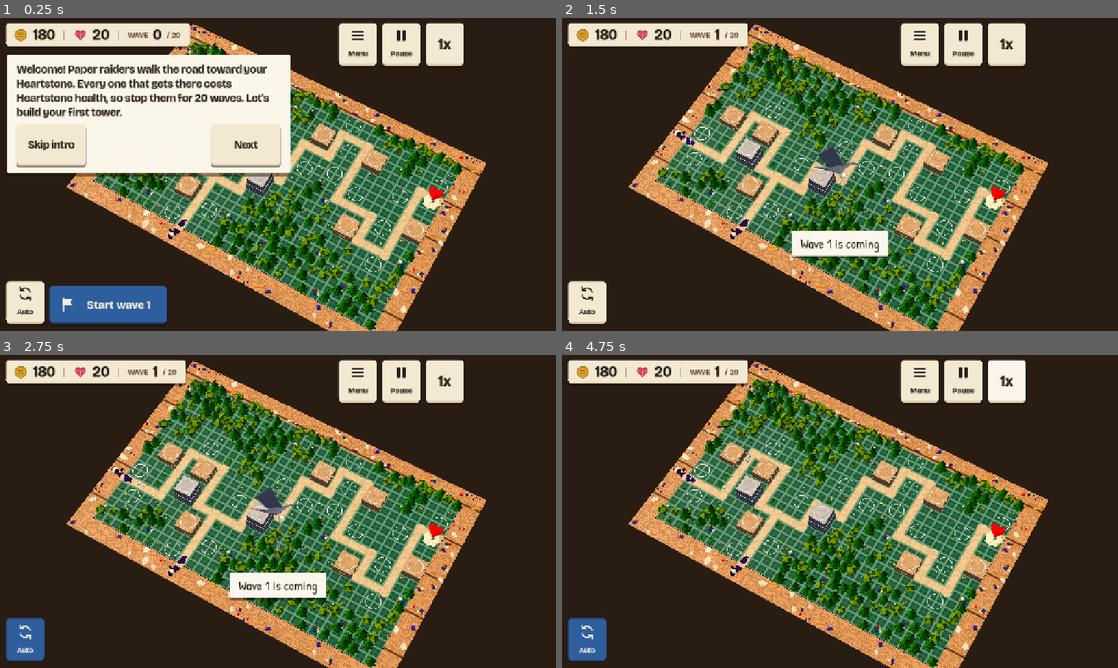
Above: before the commit, frames 1-4 (two rows, left to right).
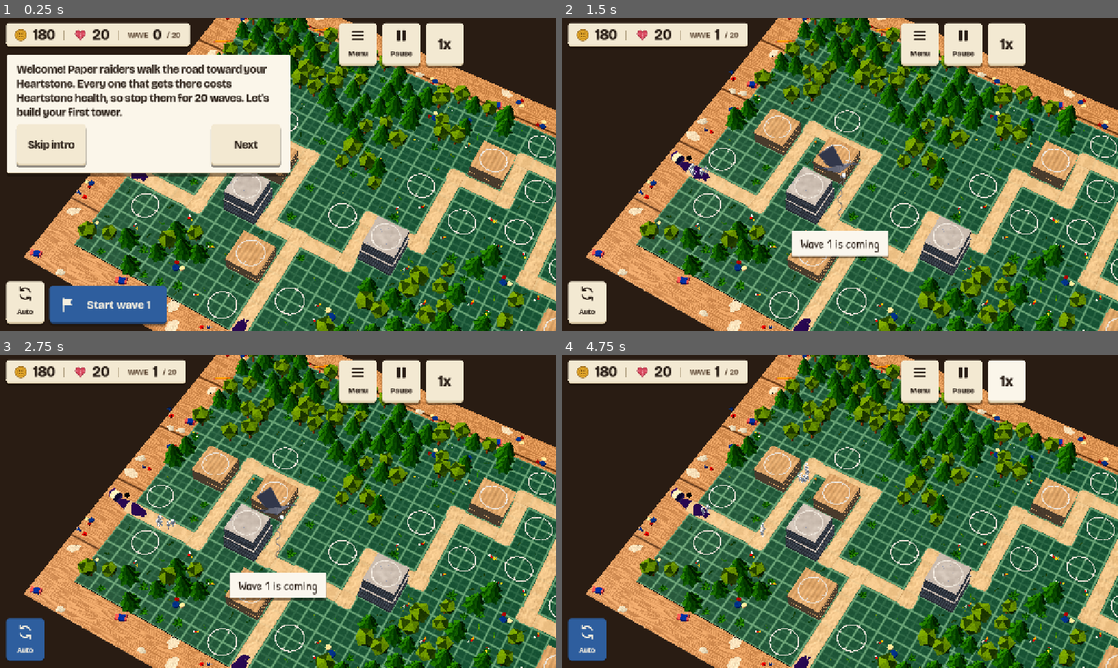
Above: after the commit, the same moments.

Repository: juanpalopez/psychic-bassoon
Game: Godot game, scene res://main.tscn
Same seed, same stepped clock (60 frames per second), same inputs: the game is played once before the commit and once after it.
Inputs:
- Up to frame 1 (0.25 s): no input
- Up to frame 2 (1.5 s): click "Start wave 1" at 0.5 s; click "Skip intro" at 1.25 s
- Up to frame 3 (2.75 s): click "Auto" at 2 s
- Up to frame 4 (4.75 s): click "1x" at 2.75 s; click "2x" at 3.5 s; click "3x" at 4.25 s

The runs differ from the first frame. In frame 1, 56% of the frame differs, in the area x 4-100%, y 0-100%; in frame 2, 66%; in frame 3, 66%; in frame 4, 68%.

Commit message:
feat(ui): zoom in to a socket before a tap at the overview selects it
A tap on a socket or tower drawn under 44 pt flies the camera in and selects it on arrival; zooming out past 44 pt closes the build menu or tower panel. A run starts on the spawn side. Refs #328

Co-Authored-By: Claude Opus 5.5 <noreply@anthropic.com>
Claude-Session: https://claude.ai/code/session_01Sz86dVkFgcmfUpmh5hksT1

Diff:
--- a/godot/main.gd
+++ b/godot/main.gd
@@ -10,8 +10,6 @@
 extends Node3D
 
 const EARLY_RULES := preload("res://content/game_rules.gd")
-## The view a run starts in: the whole board, centred (owner decision, 2026-10-14).
-const START_ZOOM := 0.0
 const MESSAGE_SECONDS := 2.0
 ## Where the tower card sits: beside the build menu, this far from it and from the edges.
 const CARD_MARGIN := 14.0
@@ -21,6 +19,10 @@
 const BLOCKED_COLOUR := Color(0.95, 0.3, 0.25, 0.55)
 ## Pixels of drag that one unit of a trackpad pan gesture stands for.
 const PAN_GESTURE_PIXELS := 12.0
+
+## Points per canvas pixel for the 44 pt rule; 0 reads them from the display. Tests set the
+## phone's, because a headless run has no display.
+var points_per_pixel := 0.0
 
 var _game: GameState
 var _clock := Clock.new()
@@ -45,6 +47,10 @@
 var _progress := IntroProgress.default()
 # whether the game was paused by the player when an overlay opened over it
 var _paused_before_overlay := false
+# the socket a tap flew the camera to, selected when the camera arrives
+var _fly_target := BoardSpace.NO_CELL
+# the zoom last frame, to see the player zoom out past a selected socket
+var _zoom_seen := 0.0
 
 @onready var _board: Board = $Board
 @onready var _rig: CameraRig = $CameraRig
@@ -72,8 +78,8 @@
 
 func _ready() -> void:
 	var from_url: Variant = _seed_from_url()
+	_rig.flight_ended.connect(_on_flight_ended)
 	_start(from_url if from_url is int else _board.map_seed)
-	_rig.set_zoom(START_ZOOM)
 	add_child(_audio)
 	_menu_button.toggled.connect(
 		func(on: bool) -> void:
@@ -156,6 +162,7 @@
 	_update_launch_button()
 	_sync_intro()
 	_menu.set_buttons(_game.buttons)
+	_close_if_zoomed_out()
 	if _menu.visible:
 		# the camera may have panned or zoomed since the menu opened
 		_place_menu()
@@ -246,11 +253,73 @@
 		_fingers.reset()
 
 
+## A tap picks a cell. A socket (or the tower on it) drawn under 44 pt, as at the overview,
+## is not selected yet: the camera flies in to it first and selects it on arrival (#328).
 func _on_tap(position: Vector2) -> void:
+	_rig.cancel_flight()
 	var cell := CellPicker.cell_at(_camera, position, _board.surface_height)
+	if cell != BoardSpace.NO_CELL:
+		var anchor := _game.map.socket_anchor_at(cell)
+		if anchor != GameMap.NO_SOCKET and not socket_tappable(anchor):
+			_fly_to_socket(anchor)
+			return
 	select_cell(cell)
 	if cell == BoardSpace.NO_CELL:
 		_show_message("Tap a socket")
+
+
+## Whether a socket block is drawn big enough to build, upgrade or sell on: its narrowest
+## width on screen is at least `TapZoom.MIN_POINTS`.
+func socket_tappable(anchor: Vector2i) -> bool:
+	return _rig.square_pixels(_socket_top(anchor), float(_game.map.footprint)) >= tap_pixels()
+
+
+## The least width, in canvas pixels, that a tap target needs on this screen (44 pt).
+func tap_pixels() -> float:
+	if points_per_pixel > 0.0:
+		return TapZoom.MIN_POINTS / points_per_pixel
+	var canvas := get_viewport().get_visible_rect().size.y
+	# the display's window in pixels: a headless run has none (0), and then a pixel is a point
+	var window := float(DisplayServer.window_get_size().y)
+	var scale := DisplayServer.screen_get_scale()
+	return TapZoom.MIN_POINTS / TapZoom.points_per_pixel(canvas, window, scale)
+
+
+## Flies the camera in to a socket until it is drawn at least 44 pt, then selects it.
+func _fly_to_socket(anchor: Vector2i) -> void:
+	select_cell(BoardSpace.NO_CELL)
+	var top := _socket_top(anchor)
+	var side := float(_game.map.footprint)
+	_rig.fly_to(top, maxf(_rig.zoom, _rig.zoom_to_show(top, side, tap_pixels())))
+	# set after `fly_to`, which ends any earlier flight (and drops its target)
+	_fly_target = anchor
+
+
+func _on_flight_ended(arrived: bool) -> void:
+	var target := _fly_target
+	_fly_target = BoardSpace.NO_CELL
+	if arrived and target != BoardSpace.NO_CELL:
+		select_cell(target)
+
+
+## Building, upgrading and selling happen only where the socket is drawn at least 44 pt: when
+## the player zooms out past that, the build menu or tower panel closes.
+func _close_if_zoomed_out() -> void:
+	var zoomed_out := _rig.zoom < _zoom_seen
+	_zoom_seen = _rig.zoom
+	if not zoomed_out or _selected == BoardSpace.NO_CELL:
+		return
+	if not (_menu.visible or _panel.tower() != null):
+		return
+	if not socket_tappable(_selected):
+		select_cell(BoardSpace.NO_CELL)
+
+
+## The middle of a socket block, at the top of its tile.
+func _socket_top(anchor: Vector2i) -> Vector3:
+	var top := BoardSpace.footprint_centre(anchor, _game.map.footprint)
+	top.y = _board.surface_height(anchor)
+	return top
 
 
 ## The game being played (read it; change it only with commands).
@@ -333,6 +402,12 @@
 		_flow.skip()
 	_towers.sync(_game.towers, _board.surface_height, _game.map.footprint)
 	_update_launch_button()
+	# a run starts on the spawn side, at a zoom where its sockets can be tapped (#328)
+	var spawn: Vector2i = _game.map.path[0]
+	_rig.start_view(
+		BoardSpace.cell_to_world(spawn.x, spawn.y), float(_game.map.footprint), tap_pixels()
+	)
+	_zoom_seen = _rig.zoom
 
 
 func _tower_on(cell: Vector2i) -> Tower:
--- a/godot/tests/test_camera_input.gd
+++ b/godot/tests/test_camera_input.gd
@@ -42,6 +42,20 @@
 	main._unhandled_input(motion)
 
 
+## A tap on a socket drawn under 44 pt flies the camera in first and selects it on arrival.
+func _land(main: Node) -> void:
+	var rig := main.get_node("CameraRig") as CameraRig
+	for i in 3:
+		rig._process(CameraRig.FLY_SECONDS)
+
+
+## Puts a socket in the middle of the screen at the closest zoom, where a tap selects it at once.
+func _close_on(main: Node, socket: Vector2i) -> void:
+	var game: GameState = main.game()
+	var rig := main.get_node("CameraRig") as CameraRig
+	rig.show_point(BoardSpace.footprint_centre(socket, game.map.footprint), 1.0)
+
+
 func _press(main: Node, position: Vector2, pressed: bool) -> void:
 	var event := InputEventMouseButton.new()
 	event.button_index = MOUSE_BUTTON_LEFT
@@ -75,8 +89,7 @@
 	await get_tree().process_frame
 	var rig := main.get_node("CameraRig") as CameraRig
 	var start := rig.zoom
-	assert_almost_eq(start, main.START_ZOOM, 1e-9)
-	assert_eq(start, 0.0, "a run starts with the whole board in view")
+	assert_gte(start, CameraRig.START_MIN_ZOOM, "a run starts on the spawn side, not the overview")
 	for wheel in [MOUSE_BUTTON_WHEEL_UP, MOUSE_BUTTON_WHEEL_UP]:
 		var event := InputEventMouseButton.new()
 		event.button_index = wheel
@@ -114,6 +127,7 @@
 		var game: GameState = main.game()
 		var camera := (main.get_node("CameraRig") as CameraRig).camera()
 		var socket: Vector2i = game.map.sockets[0]
+		_close_on(main, socket)
 		var at := BoardSpace.footprint_centre(socket, game.map.footprint)
 		var position := camera.unproject_position(at)
 		_finger(main, index, position, true, true)
@@ -128,6 +142,7 @@
 	var game: GameState = main.game()
 	var camera := (main.get_node("CameraRig") as CameraRig).camera()
 	var socket: Vector2i = game.map.sockets[0]
+	_close_on(main, socket)
 	var position := camera.unproject_position(
 		BoardSpace.footprint_centre(socket, game.map.footprint)
 	)
@@ -202,6 +217,7 @@
 		if screen.x < 0.0 or screen.y < 0.0 or screen.x > size.x or screen.y > size.y:
 			continue
 		_tap(main, screen)
+		_land(main)
 		assert_eq(main.selected_cell(), socket)
 		tapped += 1
 	assert_gt(tapped, 3, "several sockets were on screen to tap")
@@ -250,5 +266,6 @@
 	top.y = (main.get_node("Board") as Board).surface_height(socket)
 	var screen := camera.unproject_position(top)
 	_tap(main, screen)
+	_land(main)
 	var picked: Vector2i = main.selected_cell()
 	assert_ne(picked, BoardSpace.NO_CELL, "the next tap works")
--- a/godot/tests/test_hud_flow.gd
+++ b/godot/tests/test_hud_flow.gd
@@ -273,6 +273,8 @@
 		main.set_process(false)
 		await get_tree().process_frame
 		main._start(case[1])
+		# the overview, where every socket is on screen (a run starts on the spawn side)
+		(main.get_node("CameraRig") as CameraRig).show_point(Vector3.ZERO, 0.0)
 		var hud := main.get_node("Hud")
 		var menu := hud.get_node("BuildMenu") as BuildMenu
 		var menu_button := hud.get_node("MenuButton") as Button
--- a/godot/tests/test_project.gd
+++ b/godot/tests/test_project.gd
@@ -198,6 +198,9 @@
 		var top := BoardSpace.cell_to_world(socket.x, socket.y)
 		top.y = board.surface_height(socket)
 		_tap(main, camera.unproject_position(top))
+		# a socket drawn under 44 pt is flown to first and selected when the camera arrives
+		for i in 3:
+			(main.get_node("CameraRig") as CameraRig)._process(CameraRig.FLY_SECONDS)
 		assert_eq(main.selected_cell(), socket, "level %d" % game.map.elevation_at(socket))
 
 
--- /dev/null
+++ b/godot/tests/test_tap_zoom_flow.gd
@@ -0,0 +1,192 @@
+## The 44 pt rule in the game (#328): at the overview a tap on a socket or a tower flies the
+## camera in to it before anything opens, and building, upgrading and selling happen only where
+## the socket is drawn at least 44 pt.
+extends GutTest
+
+const MAIN_SCENE := preload("res://main.tscn")
+
+
+## The game on the 844x390 pt phone: its 1558x720 canvas, 390/720 of a point per pixel.
+func _main() -> Node:
+	var port := SubViewport.new()
+	port.size = Vector2i(1558, 720)
+	add_child_autofree(port)
+	var main := MAIN_SCENE.instantiate()
+	main.points_per_pixel = 390.0 / 720.0
+	port.add_child(main)
+	await get_tree().process_frame
+	return main
+
+
+func _size(main: Node) -> Vector2:
+	return main.get_viewport().get_visible_rect().size
+
+
+func _rig(main: Node) -> CameraRig:
+	return main.get_node("CameraRig") as CameraRig
+
+
+func _menu(main: Node) -> BuildMenu:
+	return main.get_node("Hud/BuildMenu") as BuildMenu
+
+
+func _panel(main: Node) -> TowerPanel:
+	return main.get_node("Hud/TowerPanel") as TowerPanel
+
+
+func _top(main: Node, anchor: Vector2i) -> Vector3:
+	var game: GameState = main.game()
+	var top := BoardSpace.footprint_centre(anchor, game.map.footprint)
+	top.y = (main.get_node("Board") as Board).surface_height(anchor)
+	return top
+
+
+func _tap(main: Node, position: Vector2) -> void:
+	for pressed in [true, false]:
+		var event := InputEventMouseButton.new()
+		event.button_index = MOUSE_BUTTON_LEFT
+		event.pressed = pressed
+		event.position = position
+		if pressed:
+			main._unhandled_input(event)
+		else:
+			main._input(event)
+
+
+func _tap_socket(main: Node, anchor: Vector2i) -> void:
+	_tap(main, _rig(main).camera().unproject_position(_top(main, anchor)))
+
+
+func _overview(main: Node) -> void:
+	_rig(main).set_zoom(0.0)
+	_rig(main).show_point(Vector3.ZERO, 0.0)
+
+
+## A free socket that the overview draws under 44 pt (on the phone, all of them).
+func _small_socket(main: Node) -> Vector2i:
+	var game: GameState = main.game()
+	for anchor in game.map.sockets:
+		if not main.socket_tappable(anchor):
+			return anchor
+	return GameMap.NO_SOCKET
+
+
+func _land(main: Node) -> void:
+	for i in 3:
+		_rig(main)._process(CameraRig.FLY_SECONDS)
+
+
+func test_a_run_starts_on_the_spawn_side() -> void:
+	var main: Node = await _main()
+	var rig := _rig(main)
+	var game: GameState = main.game()
+	assert_gte(rig.zoom, CameraRig.START_MIN_ZOOM, "not the overview")
+	var spawn := BoardSpace.cell_to_world(game.map.path[0].x, game.map.path[0].y)
+	var size := _size(main)
+	var at := rig.camera().unproject_position(spawn)
+	assert_true(Rect2(Vector2.ZERO, size).has_point(at), "the spawn is on screen: %s" % at)
+	assert_lt(at.x, size.x / 2.0, "on the left half")
+
+
+func test_next_seed_starts_the_new_map_on_its_spawn_side_too() -> void:
+	var main: Node = await _main()
+	_overview(main)
+	(main.get_node("Hud/NextSeed") as Button).pressed.emit()
+	assert_gte(_rig(main).zoom, CameraRig.START_MIN_ZOOM)
+
+
+func test_the_overview_is_too_small_to_build_on() -> void:
+	var main: Node = await _main()
+	_overview(main)
+	assert_ne(_small_socket(main), GameMap.NO_SOCKET, "the overview draws sockets under 44 pt")
+
+
+func test_a_tap_at_the_overview_flies_in_to_the_socket_and_then_opens_the_menu() -> void:
+	var main: Node = await _main()
+	_overview(main)
+	var anchor := _small_socket(main)
+	_tap_socket(main, anchor)
+	var rig := _rig(main)
+	assert_true(rig.flying(), "the camera flies in")
+	assert_false(_menu(main).visible, "nothing opens before the camera arrives")
+	assert_eq(main.selected_cell(), BoardSpace.NO_CELL)
+	_land(main)
+	assert_false(rig.flying())
+	assert_true(main.socket_tappable(anchor), "the socket is drawn at least 44 pt")
+	assert_eq(main.selected_cell(), anchor)
+	assert_true(_menu(main).visible, "the build menu opens on arrival")
+	var screen := rig.camera().unproject_position(_top(main, anchor))
+	var size := _size(main)
+	assert_true(Rect2(size * 0.25, size * 0.5).has_point(screen), "centred: %s" % screen)
+
+
+func test_a_drag_during_the_flight_takes_the_camera_back_and_opens_nothing() -> void:
+	var main: Node = await _main()
+	_overview(main)
+	var anchor := _small_socket(main)
+	_tap_socket(main, anchor)
+	var rig := _rig(main)
+	rig._process(CameraRig.FLY_SECONDS / 3.0)
+	var drag := InputEventMouseButton.new()
+	drag.button_index = MOUSE_BUTTON_LEFT
+	drag.pressed = true
+	drag.position = Vector2(600.0, 300.0)
+	main._unhandled_input(drag)
+	var motion := InputEventMouseMotion.new()
+	motion.button_mask = MOUSE_BUTTON_MASK_LEFT
+	motion.position = Vector2(500.0, 300.0)
+	main._unhandled_input(motion)
+	assert_false(rig.flying(), "the drag ended the flight")
+	_land(main)
+	assert_false(_menu(main).visible)
+	assert_eq(main.selected_cell(), BoardSpace.NO_CELL)
+
+
+func test_a_tap_on_a_tower_at_the_overview_flies_in_before_the_panel_opens() -> void:
+	var main: Node = await _main()
+	var game: GameState = main.game()
+	var anchor: Vector2i = game.map.sockets[0]
+	main.select_cell(anchor)
+	_menu(main).tower_buttons()[0].pressed.emit()
+	main._process(0.05)
+	assert_eq(game.towers.size(), 1, "a tower stands on the socket")
+	_overview(main)
+	assert_false(main.socket_tappable(anchor), "the overview draws it under 44 pt")
+	_tap_socket(main, anchor)
+	assert_null(_panel(main).tower(), "no panel before the camera arrives")
+	_land(main)
+	assert_not_null(_panel(main).tower(), "the tower panel opens on arrival")
+
+
+func test_a_tap_where_the_socket_is_big_enough_opens_the_menu_at_once() -> void:
+	var main: Node = await _main()
+	var game: GameState = main.game()
+	var anchor: Vector2i = game.map.sockets[0]
+	_rig(main).show_point(_top(main, anchor), 1.0)
+	_tap_socket(main, anchor)
+	assert_false(_rig(main).flying())
+	assert_true(_menu(main).visible)
+	assert_eq(main.selected_cell(), anchor)
+
+
+func test_zooming_out_past_44_points_closes_the_build_menu() -> void:
+	var main: Node = await _main()
+	var game: GameState = main.game()
+	var anchor: Vector2i = game.map.sockets[0]
+	_rig(main).show_point(_top(main, anchor), 1.0)
+	_tap_socket(main, anchor)
+	assert_true(_menu(main).visible)
+	# a little zoom out keeps it open while the socket is still big
+	var wheel := InputEventMouseButton.new()
+	wheel.button_index = MOUSE_BUTTON_WHEEL_DOWN
+	wheel.pressed = true
+	main._unhandled_input(wheel)
+	main._process(0.0)
+	assert_true(main.socket_tappable(anchor))
+	assert_true(_menu(main).visible, "still big enough")
+	# all the way out: too small to build on
+	_rig(main).zoom_steps(-100.0)
+	main._process(0.0)
+	assert_false(main.socket_tappable(anchor))
+	assert_false(_menu(main).visible, "the menu closed")
+	assert_eq(main.selected_cell(), BoardSpace.NO_CELL)
Not shown, added: godot/tests/test_tap_zoom_flow.gd.uid
